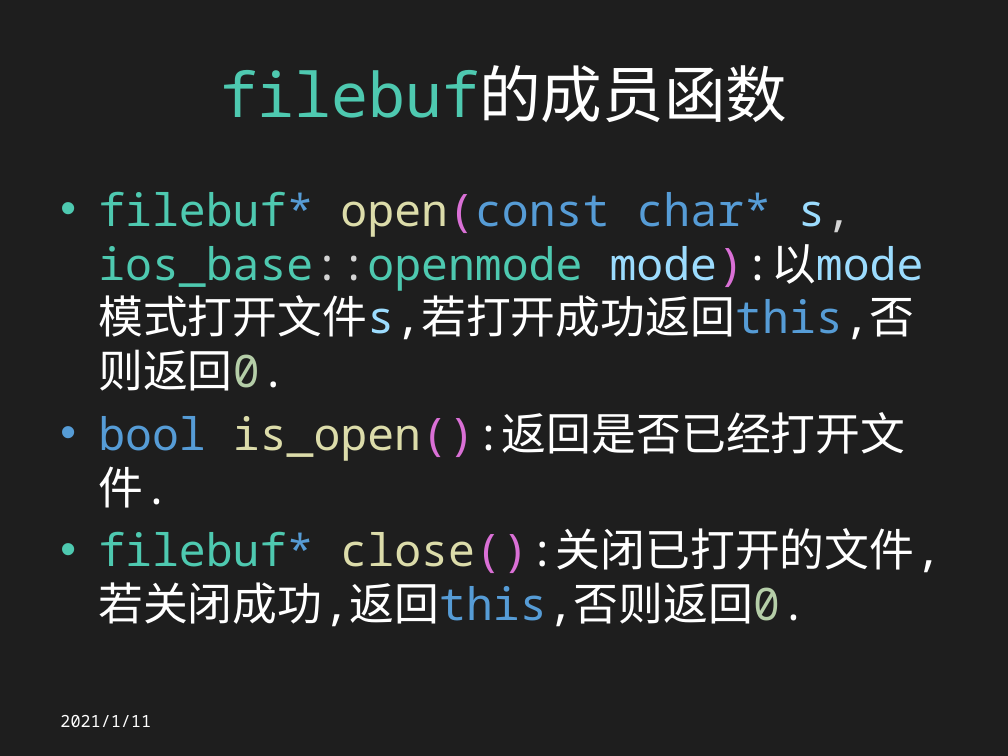
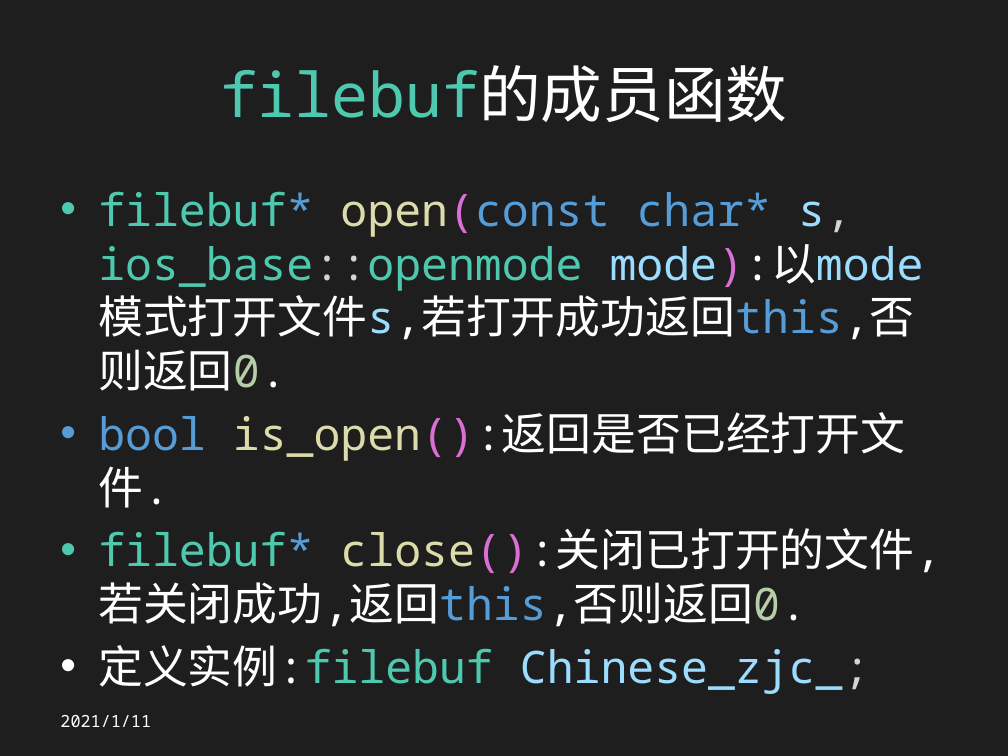
Before and after one commit to Chinesezjc/Solved-Problems, a slide deck: slide 16 of STL.pptx. Drawn at 1008x756 pixels with LibreOffice and Linux fonts; fonts in the diff are those of the drawing. Boxes give left, top, right and bottom in pixels: in the first picture for what was removed or moved away, otherwise in the second. Text is boxed around its words. In the diff, an @@ line names an element or a change of style, - is before the commit and + after.

Commit message:
Chinese_zjc_

```diff
--- a/STL.pptx
+++ b/STL.pptx
@@ text at [98,645,870,694]: paragraph added @@
+• 定义实例:filebuf Chinese_zjc_;
```
Also in this commit, not shown: 2 other slides changed, 2 slides added.
